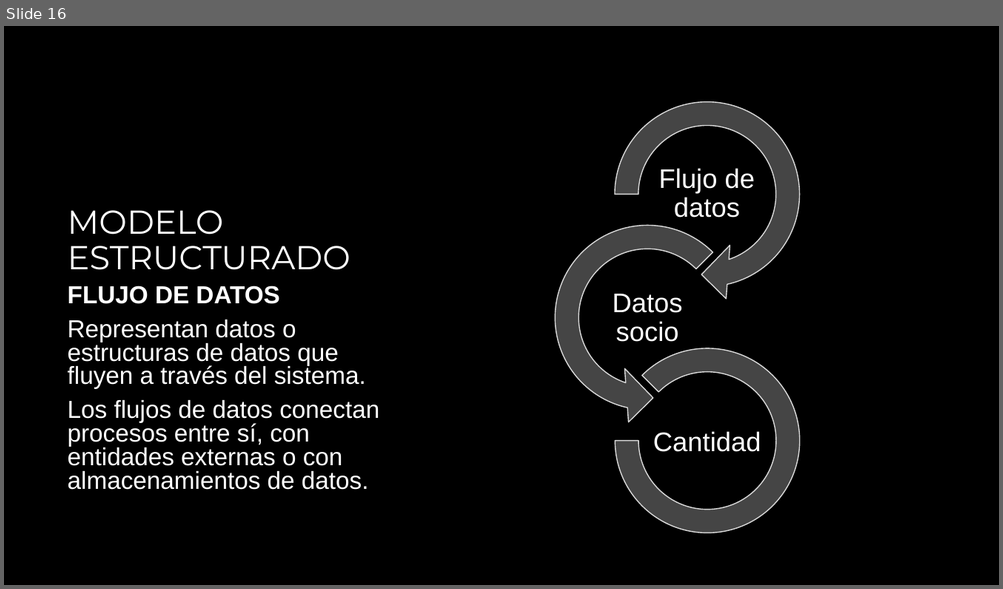
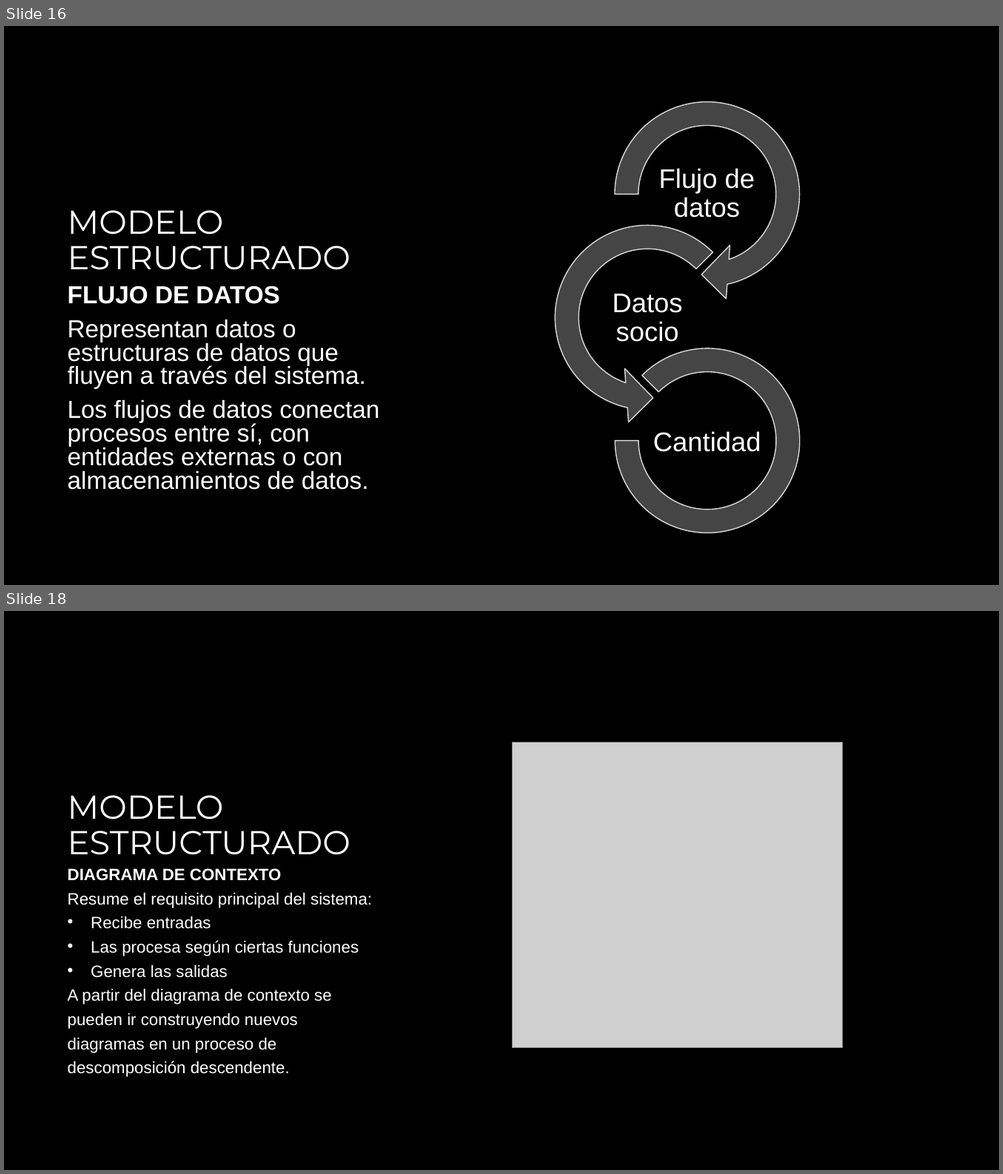
Before and after one commit to zherar7ordoya/AP3, a slide deck: Metodología de Desarrollo de Sistemas I/1er Parcial Metodologia I 2021 (Parte B).pptx. Shown one above the other, each under a label of ours: slide 16 before the commit, slides 16 and 18 after it; the slides between them are not shown. The pictures are 1003x589 and 1003x1174 pixels, drawn with LibreOffice and Linux fonts; fonts in the diff are those of the drawing; grey boxes stand for pictures; background and template pictures are left out. Boxes give left, top, right and bottom in pixels: in the first picture for what was removed or moved away, otherwise in the second. Text is boxed around its words. In the diff, an @@ line names an element or a change of style, - is before the commit and + after.

```diff
--- a/Metodología de Desarrollo de Sistemas I/1er Parcial Metodologia I 2021 (Parte B).pptx
+++ b/Metodología de Desarrollo de Sistemas I/1er Parcial Metodologia I 2021 (Parte B).pptx
@@ slide 18 added at bbox=[4, 611, 999, 1170], background #000000 @@
@@ picture added at bbox=[512, 742, 842, 1048] @@
@@ title added at bbox=[68, 795, 350, 855], 32 pt, text #FFFFFF @@
+MODELO ESTRUCTURADO
@@ text added at bbox=[68, 869, 372, 1077], 15.9 pt, text #FFFFFF @@
+DIAGRAMA DE CONTEXTO
+Resume el requisito principal del sistema:
+• Recibe entradas
+• Las procesa según ciertas funciones
+• Genera las salidas
+A partir del diagrama de contexto se
+pueden ir construyendo nuevos
+diagramas en un proceso de
+descomposición descendente.
```
Also in this commit, not shown: 1 slide changed, 1 other slide added, 7 other files.
